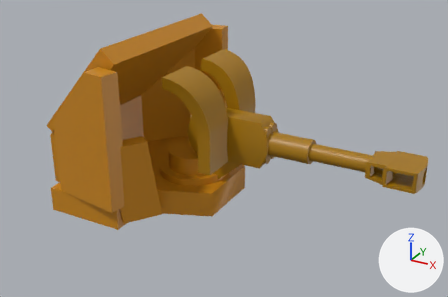
An edit to the FBX model Train TD - 2023/Assets/Models/Cannon Side Export.fbx, drawn before and after from the same camera.
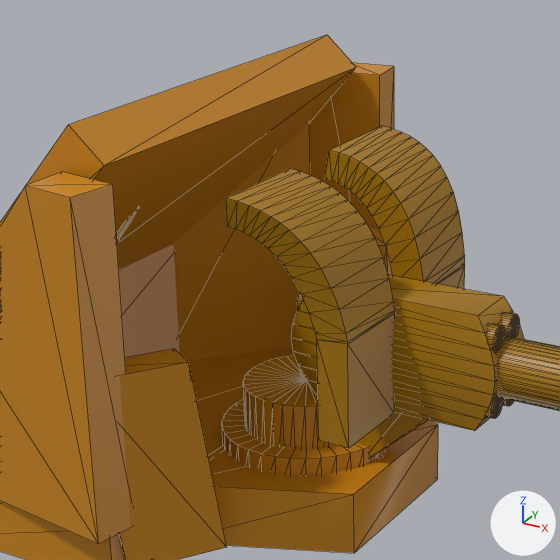
Each version is shown whole from a 50 mm lens placed at (0.742, -0.615, 0.649), pointed at (0.291, 0.205, 0.239), then close up on the part from 16% to 65% of the width and 0% to 74% of the height. Every picture has the same lights, and +X, +Y and +Z are marked at lower right. The close-ups show mesh edges as thin lines. Where no turn or scale is listed for an object, it has been applied to the vertices. Vertices at the same position are counted once.

The scene before the commit, as lines of its bpy script (objects in view):
```python
me_mesh_001 = bpy.data.meshes.new('Mesh.001')
me_mesh_001.from_pydata(...)  # 543 vertices, 1048 faces; spans x -0.272..0.168, y -0.212..0.094, z -0.246..0.129
me_mesh_001.materials.append(mat_cannon_color)  # yellow #a87800
me_mesh_002 = bpy.data.meshes.new('Mesh.002')
me_mesh_002.from_pydata(...)  # 482 vertices, 892 faces; spans x -0.086..0.178, y -0.181..0.188, z -0.105..0.178
me_mesh_002.materials.append(mat_gun_tower)  # orange #cb8712
ob_edges_1 = bpy.data.objects.new('edges_1', me_mesh_002)
ob_edges_1.location = (0.1191, 0.209, 0.2433)
ob_rest_1 = bpy.data.objects.new('rest_1', me_mesh_001)
ob_rest_1.location = (0.2721, 0.2123, 0.246)
```
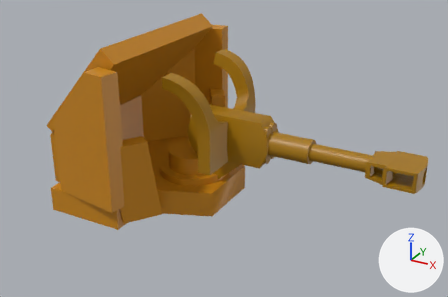
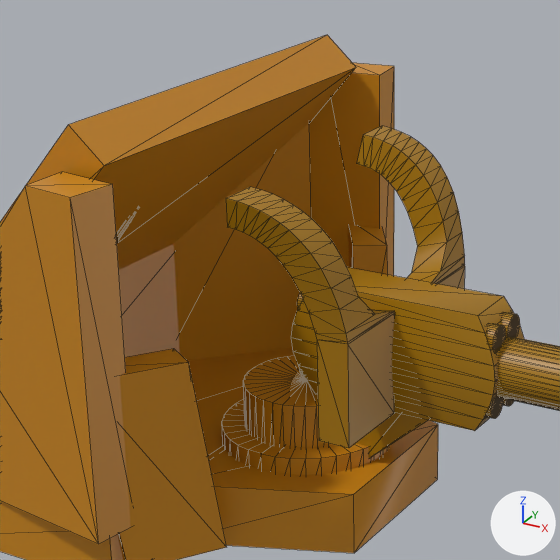
Where the change shows, as pixel boxes [x1, y1, x2, y2] in the close-ups (560 x 560 px; the box of a moved part takes in the faces that stretch with it):
part 1 of me_mesh_001, moved or reshaped
    both: [227, 126, 465, 333]

The change in detail:
me_mesh_001 is used by ob_rest_1; location (0.2721, 0.2123, 0.246).
me_mesh_001 had 543 vertices, 1048 faces and spanned x -0.272..0.168, y -0.212..0.094, z -0.246..0.129.
me_mesh_001 now has 542 vertices, 1048 faces and spans x -0.042..0.168, y -0.094..0.094, z -0.069..0.129.
Part 1, on me_mesh_001:
6 vertices in x -0.036..0.014, y -0.023..-0.022, z 0.1..0.109 move by (0.0, -0.041, 0.0).
6 vertices in x -0.036..0.014, y 0.022..0.023, z 0.1..0.109 move by (0.0, 0.041, 0.0).
4 vertices in x -0.01..0.02, y -0.022..-0.021, z 0.083..0.096 move by (0.0, -0.04, 0.0).
4 vertices in x -0.042..0.002, y -0.023..-0.022, z 0.105..0.115 move by (0.0, -0.042, 0.0).
4 vertices in x -0.039..-0.009, y -0.024..-0.023, z 0.122..0.129 move by (0.0, -0.044, 0.0).
4 vertices in x -0.01..0.02, y 0.021..0.022, z 0.083..0.096 move by (0.0, 0.04, 0.0).
24 vertices move from x -0.042..0.032, y -0.024..0.024, z 0.048..0.129 to x -0.042..0.032, y -0.067..0.068, z 0.048..0.129.
